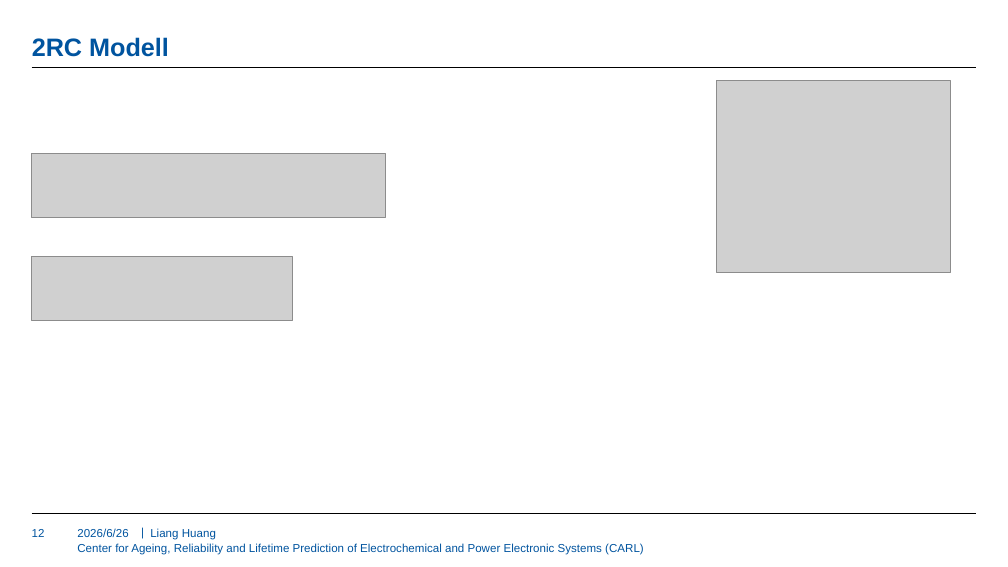
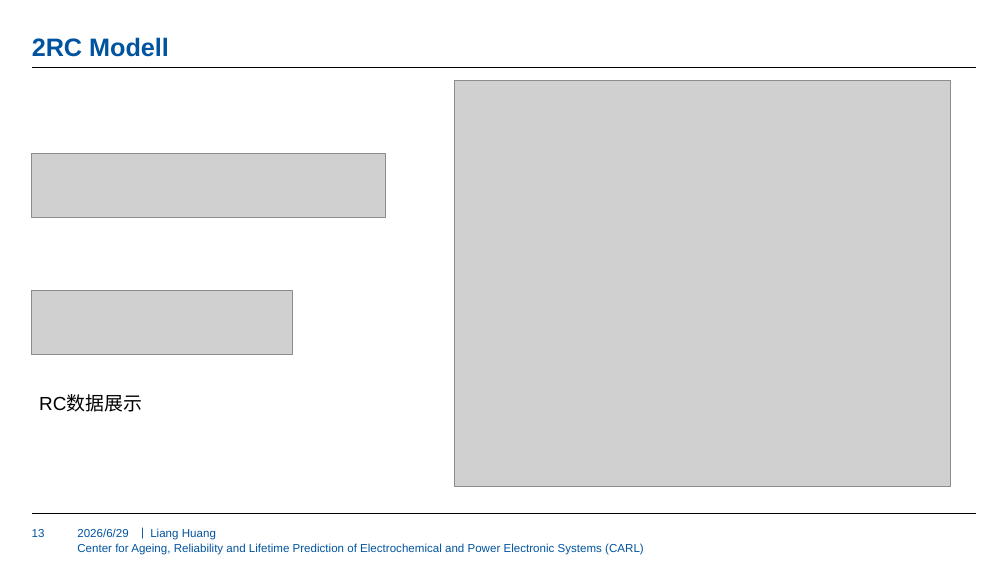
Before and after one commit to HuangLIANG99/MA, a slide deck: slide 13 of Literature Review/KW09/09.07.2026.pptx (slide 12 before the commit). Drawn at 1008x567 pixels with LibreOffice and Linux fonts; fonts in the diff are those of the drawing; grey boxes stand for pictures; background and template pictures are left out. Boxes give left, top, right and bottom in pixels: in the first picture for what was removed or moved away, otherwise in the second. Text is boxed around its words. In the diff, an @@ line names an element or a change of style, - is before the commit and + after.

```diff
--- a/Literature Review/KW09/09.07.2026.pptx
+++ b/Literature Review/KW09/09.07.2026.pptx
@@ picture: place and size @@
-picture at [716,81,951,272]
+picture at [454,81,951,487]
@@ picture: place and size @@
-picture at [32,256,292,320]
+picture at [32,291,292,355]
@@ text added at [39,395,142,412], 18 pt, text #000000 @@
+RC数据展示
@@ page number at [32,529,45,537]: text changed @@
-12
+13
@@ text at [77,528,128,537]: text changed @@
-2026/6/26
+2026/6/29
```
Also in this commit, not shown: 16 other slides changed, 1 slide added.
